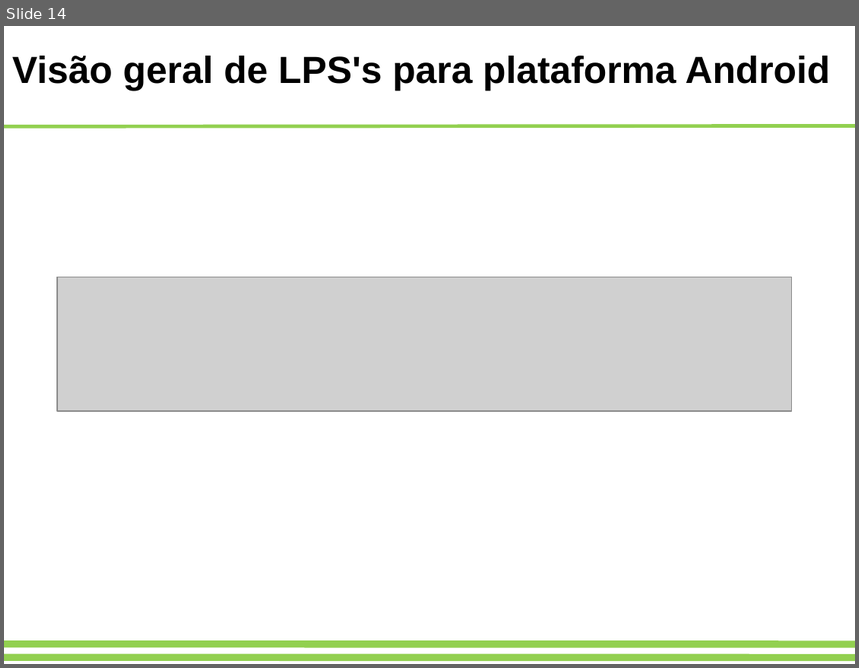
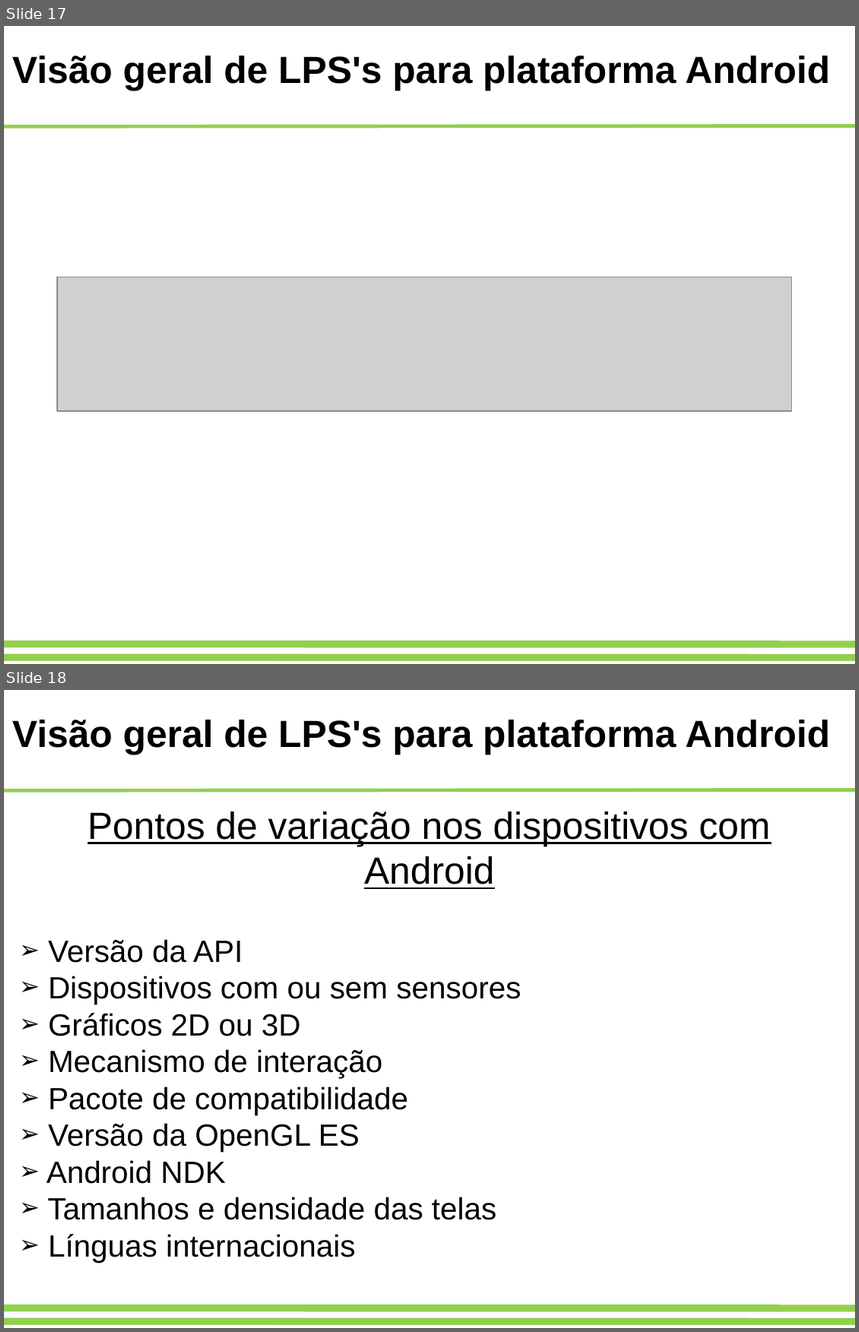
Before and after one commit to adorilson/lps-stuff, a slide deck: trabalhofinal/apresentacao.odp. Shown one above the other, each under a label of ours: slide 14 before the commit, slides 17 and 18 after it. The pictures are 859x668 and 859x1332 pixels, drawn with LibreOffice and Linux fonts; fonts in the diff are those of the drawing; grey boxes stand for pictures. Boxes give left, top, right and bottom in pixels: in the first picture for what was removed or moved away, otherwise in the second. Text is boxed around its words. In the diff, an @@ line names an element or a change of style, - is before the commit and + after.

```diff
--- a/trabalhofinal/apresentacao.odp
+++ b/trabalhofinal/apresentacao.odp
@@ slide 18 added at [4,690,855,1328], background #FFFFFF; not listed: 3 template elements that a slide beside it also shows @@
@@ text added at [12,720,831,755], 32 pt, text #000000, bold @@
+Visão geral de LPS's para plataforma Android
@@ text added at [47,812,771,1263], 26 pt, text #000000 @@
+Pontos de variação nos dispositivos com Android
+➢ Versão da API
+➢ Dispositivos com ou sem sensores
+➢ Gráficos 2D ou 3D
+➢ Mecanismo de interação
+➢ Pacote de compatibilidade
+➢ Versão da OpenGL ES
+➢ Android NDK
+➢ Tamanhos e densidade das telas
+➢ Línguas internacionais
@@ what was slide 14 is now slide 17 @@
```
Also in this commit, not shown: 6 slides changed, 20 other slides added, 3 slides removed, 18 other files.
